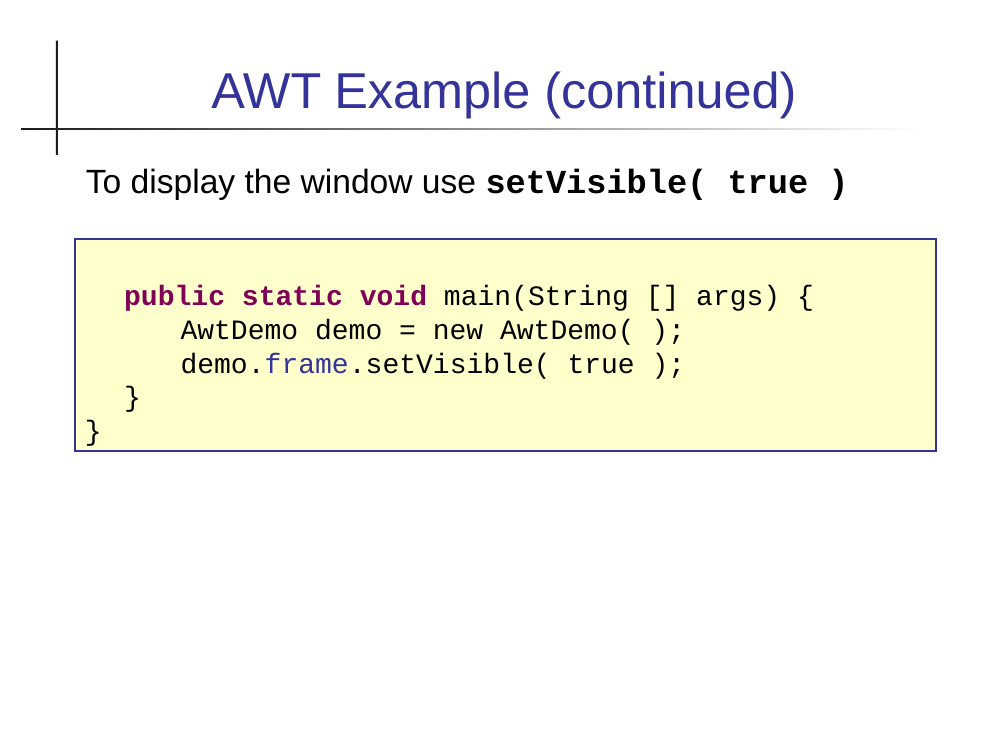
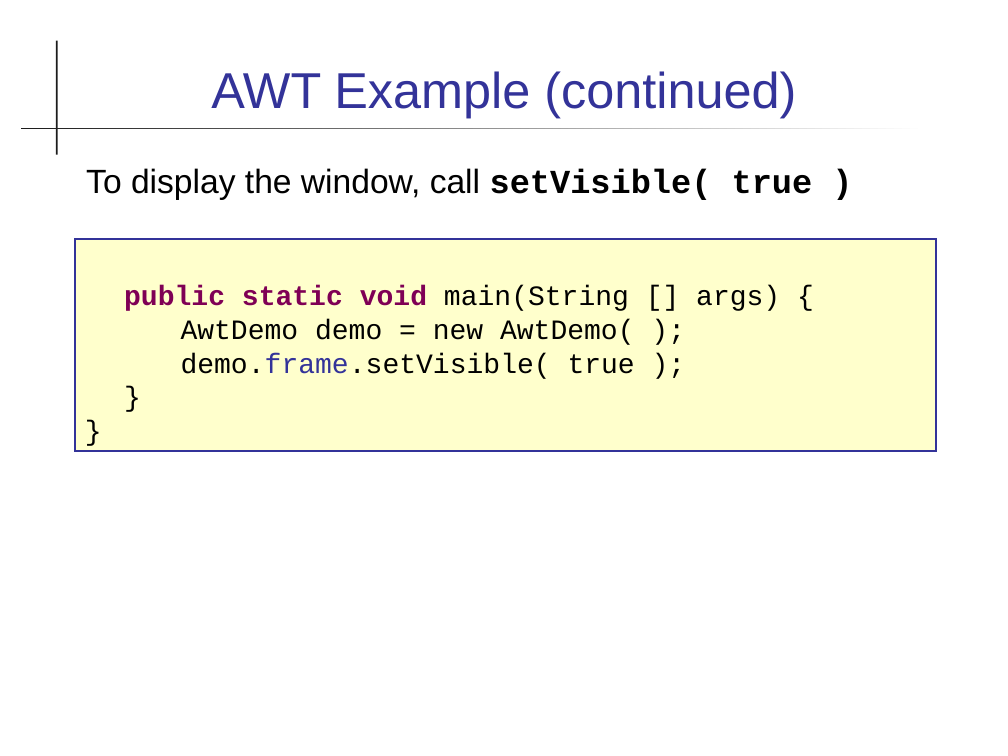
Before and after one commit to skeoop/skeoop.github.io, a slide deck: slide 9 of week7/Graphics-1.ppt. Drawn at 1008x756 pixels with LibreOffice and Linux fonts; fonts in the diff are those of the drawing. Boxes give left, top, right and bottom in pixels: in the first picture for what was removed or moved away, otherwise in the second. Text is boxed around its words. In the diff, an @@ line names an element or a change of style, - is before the commit and + after.

```diff
--- a/week7/Graphics-1.ppt
+++ b/week7/Graphics-1.ppt
@@ text at (x1=86, y1=168, x2=813, y2=200): text changed @@
-To display the window use setVisible( true )
+To display the window, call setVisible( true )
```
Also in this commit, not shown: 7 other slides changed, 22 slides removed, 27 other files.
